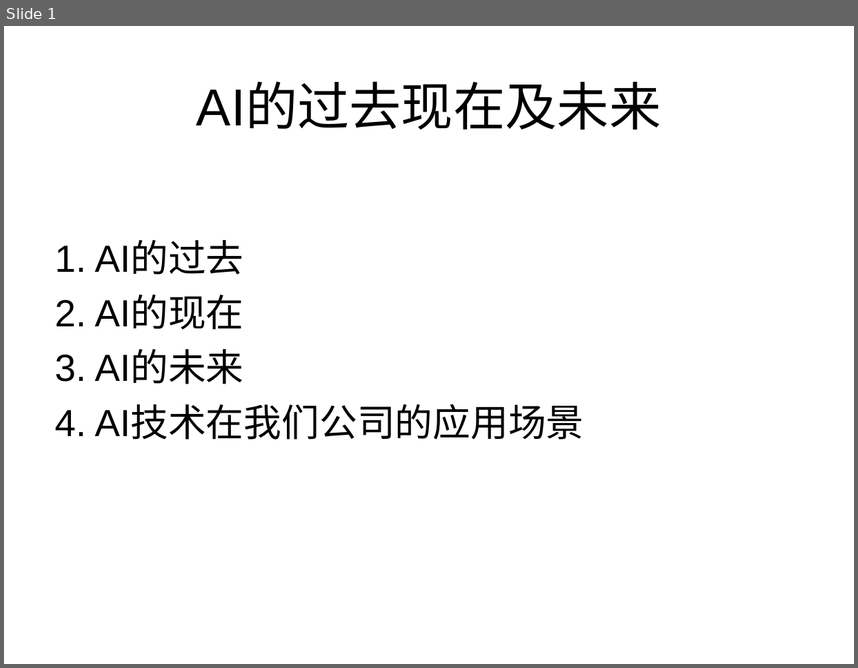
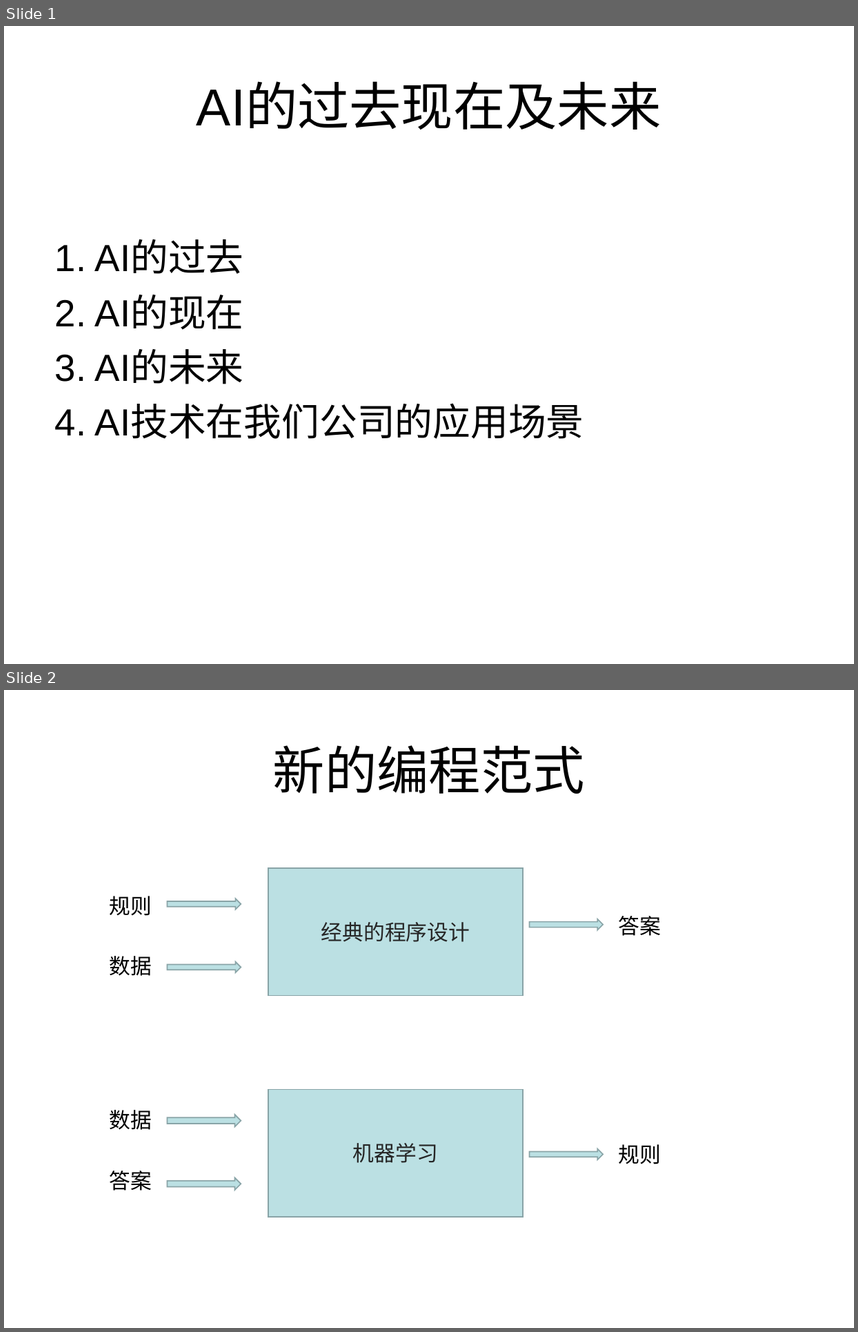
Before and after one commit to zhijie-ai/RL, a slide deck: rl-rec-practice/topk/code/AI的过去现在及未来.ppt. Shown one above the other, each under a label of ours: slide 1 before the commit, slides 1 and 2 after it. The pictures are 858x668 and 858x1332 pixels, drawn with LibreOffice and Linux fonts; fonts in the diff are those of the drawing. Boxes give left, top, right and bottom in pixels: in the first picture for what was removed or moved away, otherwise in the second. Text is boxed around its words. In the diff, an @@ line names an element or a change of style, - is before the commit and + after.

Commit message:
PPT

```diff
--- a/rl-rec-practice/topk/code/AI的过去现在及未来.ppt
+++ b/rl-rec-practice/topk/code/AI的过去现在及未来.ppt
@@ slide 2 added at (4,690,854,1328), background #FFFFFF @@
@@ title added at (273,745,585,793), 44 pt, text #000000 @@
+新的编程范式
@@ rectangle added at (268,869,523,996), fill #BBE0E3, outline #89A4A7 0.99 pt, 18 pt, text #262626 @@
+经典的程序设计
@@ text added at (110,896,152,916), 18 pt, text #000000 @@
+规则
@@ right arrow added at (168,898,241,909), fill #BBE0E3, outline #89A4A7 0.99 pt @@
@@ text added at (619,916,662,936), 18 pt, text #000000 @@
+答案
@@ right arrow added at (529,918,604,929), fill #BBE0E3, outline #89A4A7 0.99 pt @@
@@ text added at (110,956,152,976), 18 pt, text #000000 @@
+数据
@@ right arrow added at (168,961,241,972), fill #BBE0E3, outline #89A4A7 0.99 pt @@
@@ rectangle added at (268,1089,523,1216), fill #BBE0E3, outline #89A4A7 0.99 pt, 18 pt, text #262626 @@
+机器学习
@@ text added at (110,1110,152,1130), 18 pt, text #000000 @@
+数据
@@ right arrow added at (168,1114,241,1126), fill #BBE0E3, outline #89A4A7 0.99 pt @@
@@ text added at (619,1144,662,1164), 18 pt, text #000000 @@
+规则
@@ right arrow added at (529,1148,604,1159), fill #BBE0E3, outline #89A4A7 0.99 pt @@
@@ text added at (110,1170,152,1190), 18 pt, text #000000 @@
+答案
@@ right arrow added at (168,1177,241,1189), fill #BBE0E3, outline #89A4A7 0.99 pt @@
```
Also in this commit, not shown: 12 other slides added, 1 slide removed.
